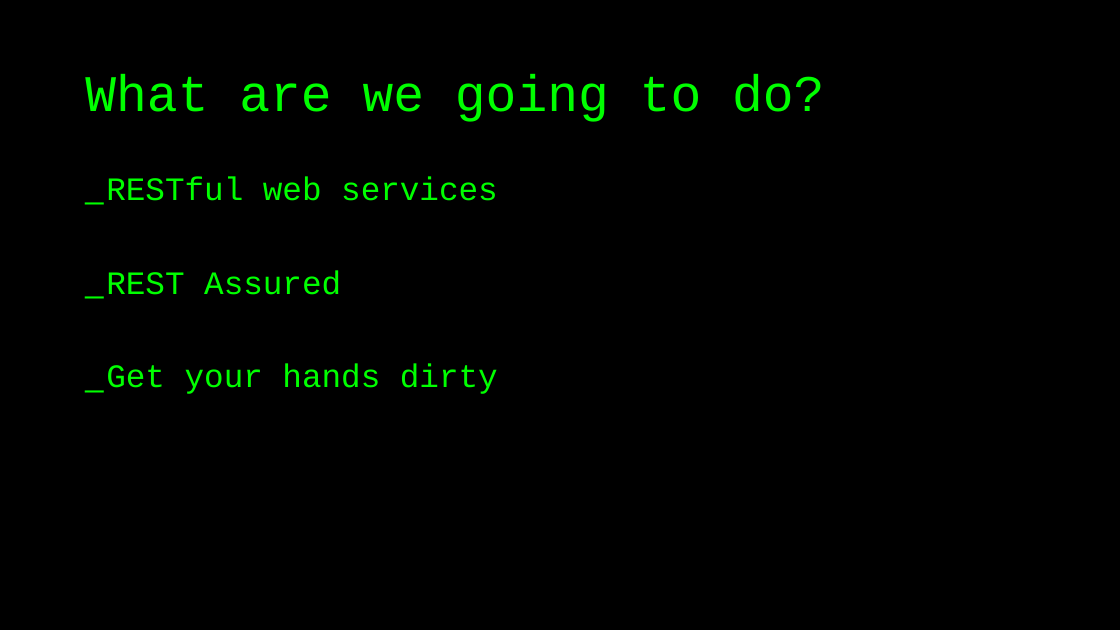
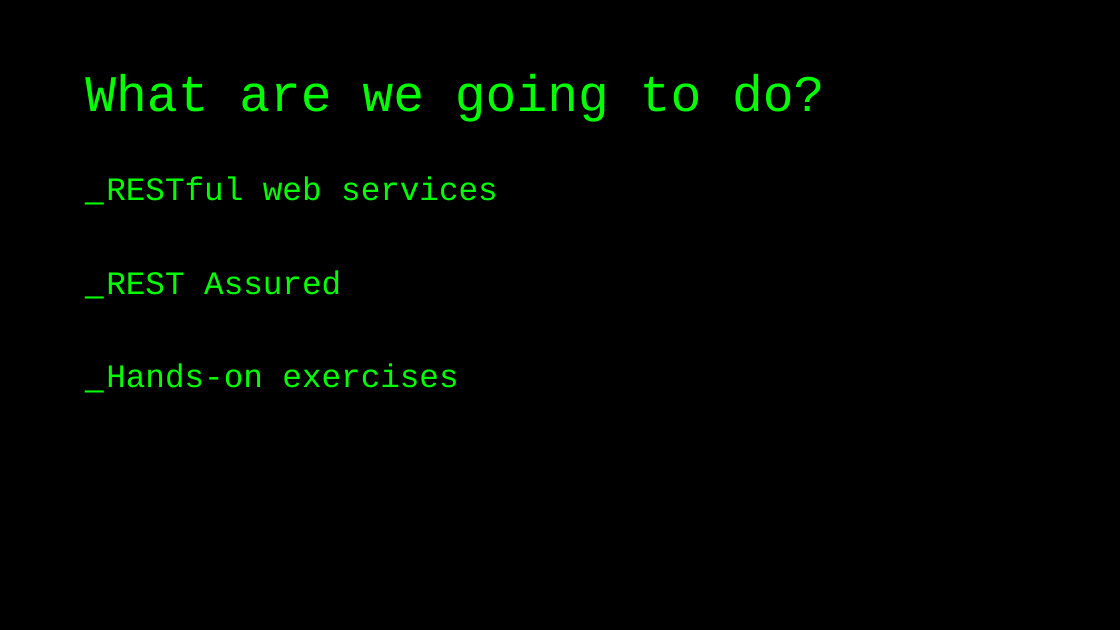
Before and after one commit to basdijkstra/rest-assured-workshop, a slide deck: slide 2 of RestAssuredWorkshop.pptx. Drawn at 1120x630 pixels with LibreOffice and Linux fonts; fonts in the diff are those of the drawing. Boxes give left, top, right and bottom in pixels: in the first picture for what was removed or moved away, otherwise in the second. Text is boxed around its words. In the diff, an @@ line names an element or a change of style, - is before the commit and + after.

```diff
--- a/RestAssuredWorkshop.pptx
+++ b/RestAssuredWorkshop.pptx
@@ text at <box>106,364,458,388</box>: text changed @@
-_ Get your hands dirty
+_ Hands-on exercises
```
Also in this commit, not shown: 7 other slides changed, 3 slides added, 1 slide removed, 13 other files.
